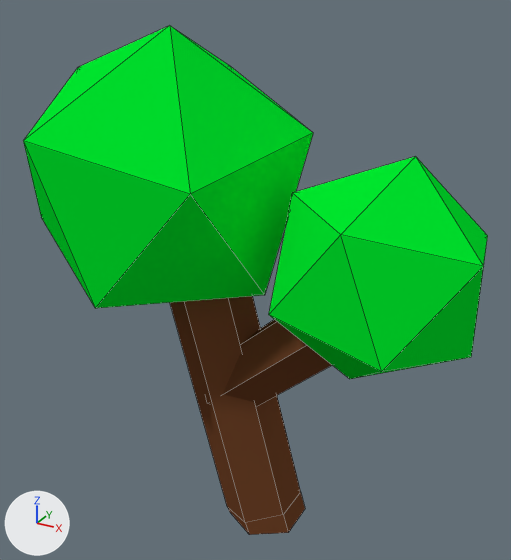
A saved change to the Blender file 01-Models/environment/bush2.blend.
The view is the same before and after, from a 50 mm lens placed at (2.14, -3.47, 3.5), pointed at (0.2, 0.06, 1.74). Every picture has the same lights, and +X, +Y and +Z are marked at lower left. Mesh edges are drawn as thin lines.
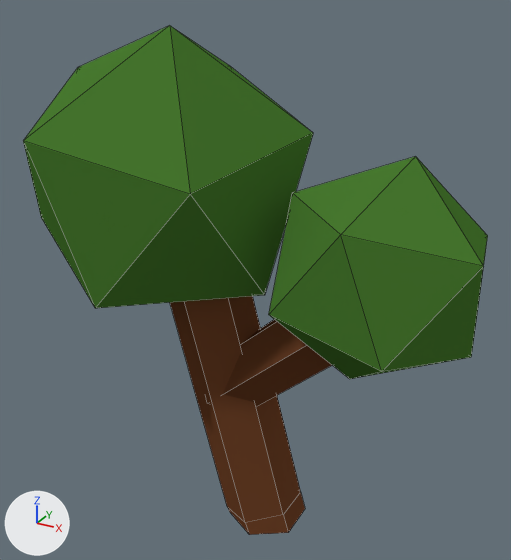
What changed in the scene script:
```text
Change mat_material_003:
    mat_material_003.base_color: (0.0, 0.8, 0.027) -> (0.064, 0.19, 0.0286)  # green #00e72e -> dark green #48792f
```

Where the change shows, as pixel boxes [x1, y1, x2, y2] in the pictures (511 x 560 px):
'Icosphere', recoloured: [23, 26, 313, 308] in both
'Icosphere.001', recoloured: [269, 156, 488, 379] in both
